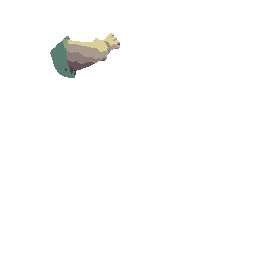
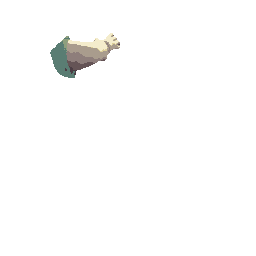
Layered file, before and after one edit (256 x 256). Changes by layer:
painted on "Обычный слой 2 (вставлено)" (1st of 2) over 68, 33, 120, 51